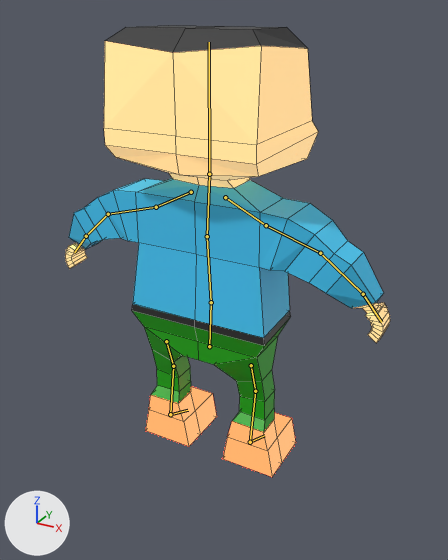
A saved change to the Blender file 6_Projects/Low-Poly-2.blend.
Before and after are seen from a 50 mm lens placed at (1.025, -1.755, 1.624), pointed at (0.058, 0.004, 0.744). Every picture has the same lights, and +X, +Y and +Z are marked at lower left. The bones that bend it are drawn over the model as lines. Mesh edges are drawn as thin lines.

In view in the first picture: 'Hadi'.
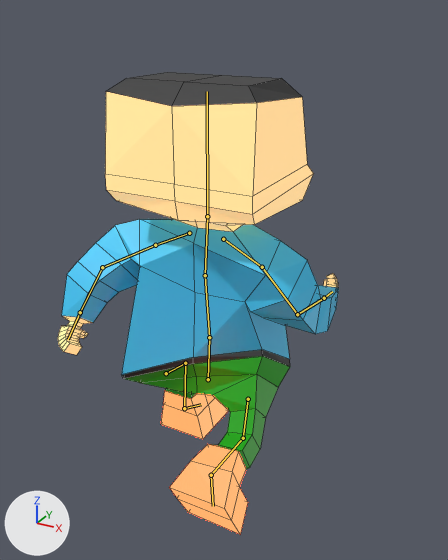
The newer file adds an action. The first version stands in its rest pose; the second is drawn at frame 3 of the action 'Walk'.

What differs and where, as boxes (x1, y1, x2, y2) in the pictures (448 x 560 px):
'Hadi', posed (13% narrower)
    before: (65, 25, 390, 477)
    after: (58, 72, 339, 534)
bone 'Pelvis', root to tip
    before: (209, 346) to (211, 302)
    after: (208, 379) to (209, 337)
bone 'UpperArm.L', root to tip
    before: (156, 207) to (108, 214)
    after: (155, 245) to (102, 267)
bone 'LowerArm.L', root to tip
    before: (108, 214) to (86, 236)
    after: (102, 267) to (80, 312)
bone 'UpperArm.R', root to tip
    before: (266, 225) to (320, 253)
    after: (262, 267) to (297, 314)
bone 'LowerArm.R', root to tip
    before: (320, 253) to (363, 294)
    after: (297, 314) to (324, 298)

The change in detail:
Bone 'Pelvis' (bone_pelvis) moves from (0.0, 0.0, 0.0) to (0.009, -0.147, 0.011).
Bone 'UpperArm.L' (bone_upperarm_l) turns from (0, 0, 0) to (-49, 39, -46) degrees about its own x, y and z.
Bone 'LowerArm.L' (bone_lowerarm_l) turns from (0, 0, 0) to (18, -4, 0) degrees about its own x, y and z.
Bone 'UpperArm.R' (bone_upperarm_r) turns from (0, 0, 0) to (15, 7, 43) degrees about its own x, y and z.
Bone 'LowerArm.R' (bone_lowerarm_r) turns from (0, 0, 0) to (60, 8, 3) degrees about its own x, y and z.
Bone 'IKTarget.L' (bone_iktarget_l) moves from (0.0, 0.0, 0.0) to (0.001, -0.108, -0.039).
Bone 'IKTarget.R' (bone_iktarget_r) moves from (0.0, 0.0, 0.0) to (0.001, 0.297, 0.065).
Bone 'IKTarget.R' (bone_iktarget_r) turns from (0, 0, 0) to (61, 0, 0) degrees about its own x, y and z.
